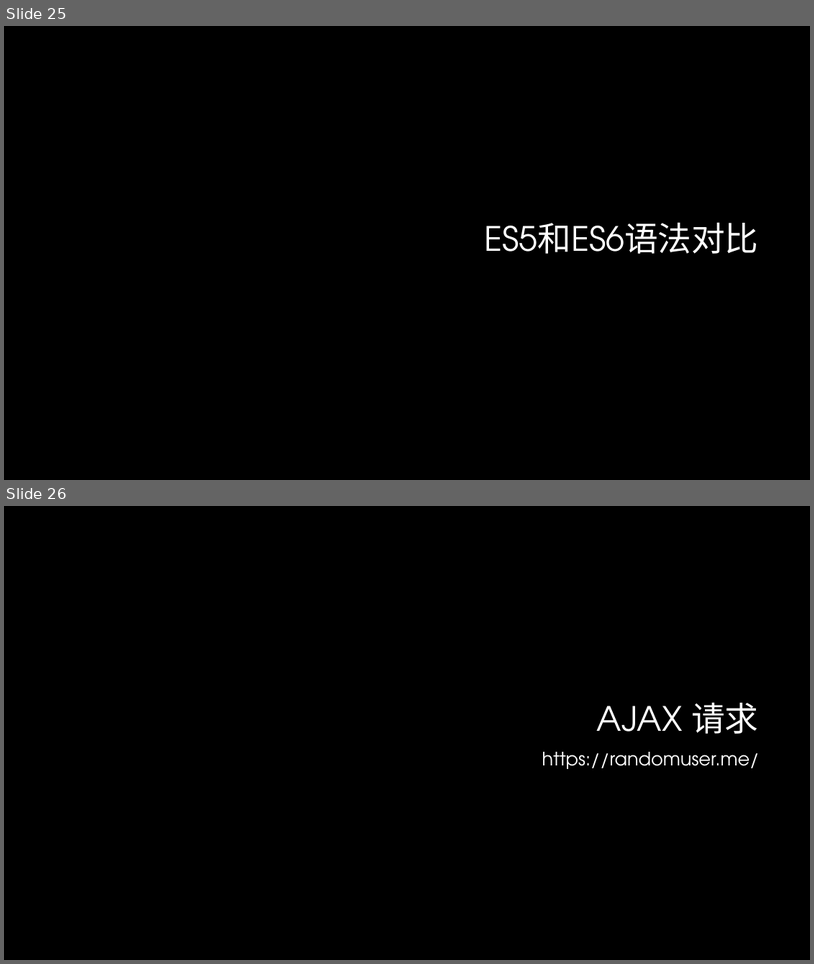
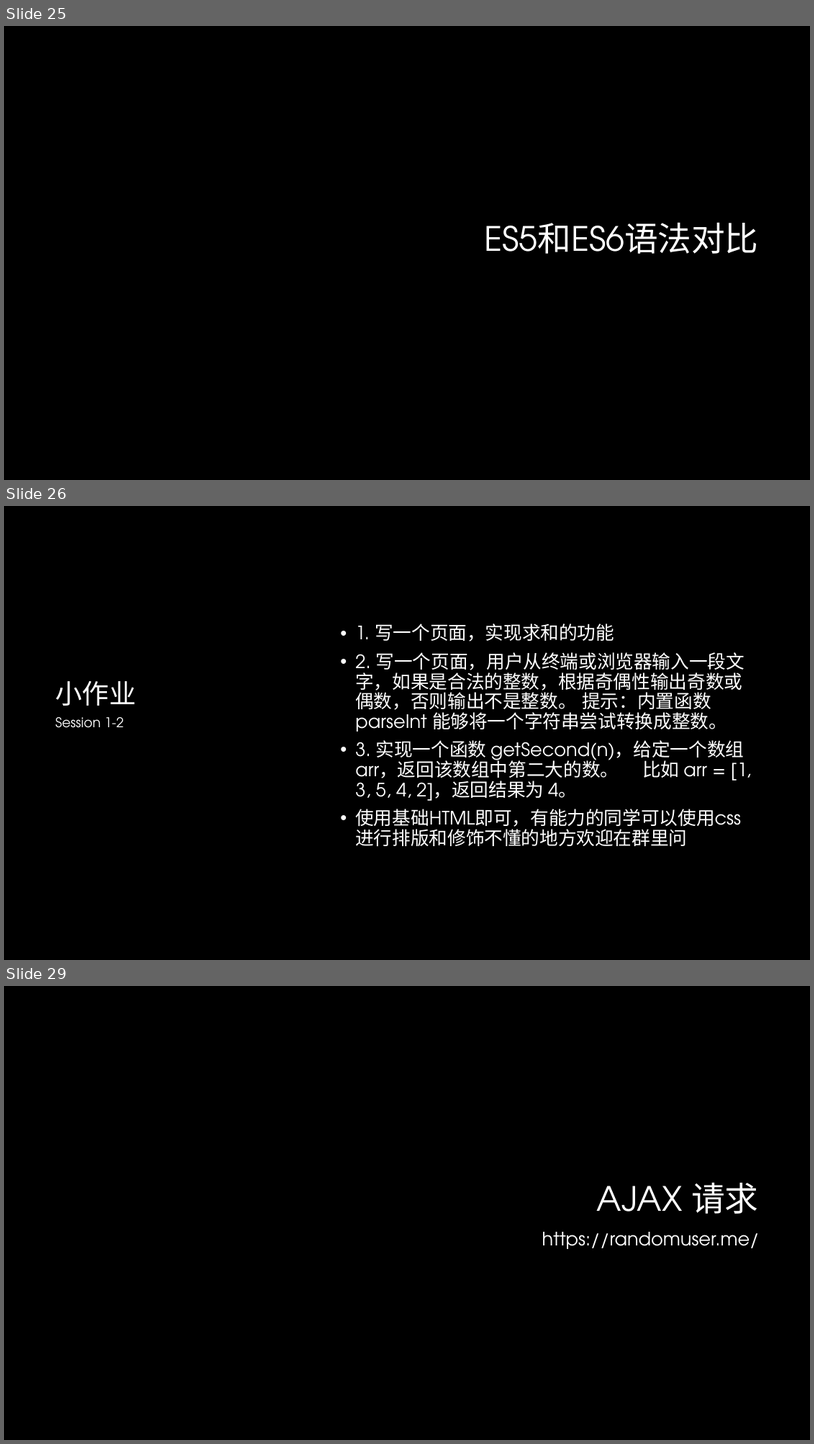
Before and after one commit to lee813/ECVFrontend, a slide deck: 前端课程.pptx. Shown one above the other, each under a label of ours: slides 25 and 26 before the commit, slides 25, 26 and 29 after it; the slides between them are not shown. The pictures are 814x964 and 814x1444 pixels, drawn with LibreOffice and Linux fonts; fonts in the diff are those of the drawing; background and template pictures are left out. Boxes give left, top, right and bottom in pixels: in the first picture for what was removed or moved away, otherwise in the second. Text is boxed around its words. In the diff, an @@ line names an element or a change of style, - is before the commit and + after.

Commit message:
Change session 2 presentation

```diff
--- a/前端课程.pptx
+++ b/前端课程.pptx
@@ slide 26 added at <box>4,506,810,960</box>, background #000000 @@
@@ text added at <box>355,623,751,829</box>, 22 pt, text #FFFFFF @@
+• 1. 写一个页面，实现求和的功能
+• 2. 写一个页面，用户从终端或浏览器输入一段文字，如果是合法的整数，根据奇偶性输出奇数或偶数，否则输出不是整数。 提示：内置函数 parseInt 能够将一个字符串尝试转换成整数。
+• 3. 实现一个函数 getSecond(n)，给定一个数组 arr，返回该数组中第二大的数。 比如 arr = [1, 3, 5, 4, 2]，返回结果为 4。
+• 使用基础HTML即可，有能力的同学可以使用css进行排版和修饰不懂的地方欢迎在群里问
@@ title added at <box>55,681,136,705</box>, 32 pt, text #FFFFFF @@
+小作业
@@ text added at <box>55,717,124,728</box>, 16 pt, text #FFFFFF @@
+Session 1-2
@@ what was slide 26 is now slide 29 @@
```
Also in this commit, not shown: 1 slide changed, 3 other slides added, 6 other files.
